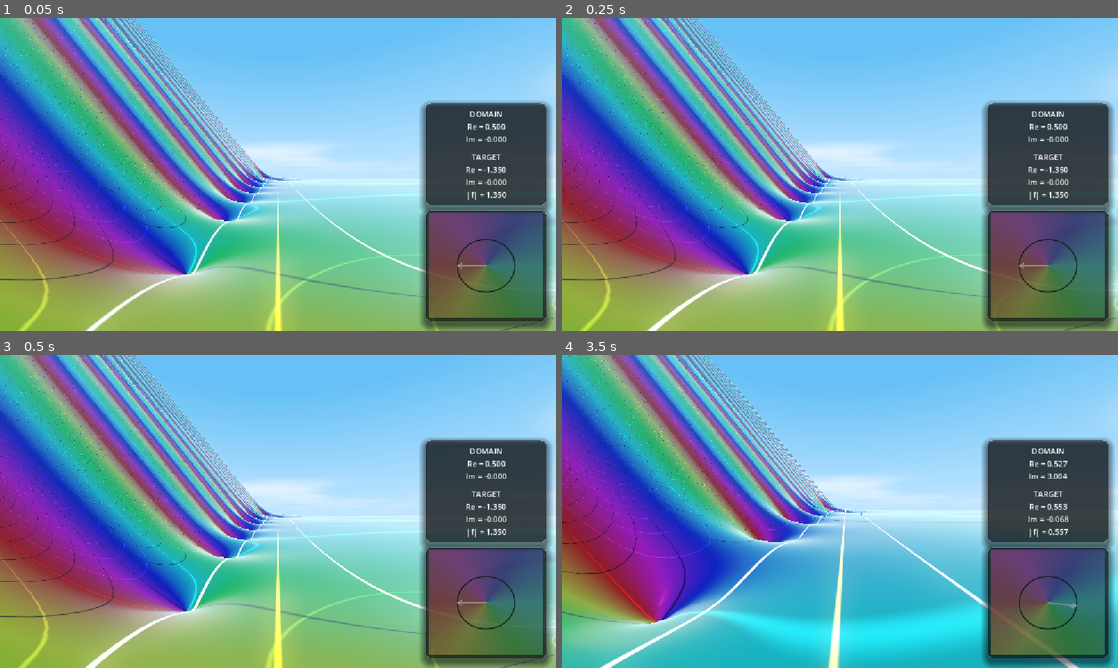
Above: before the commit, frames 1-4 (two rows, left to right).
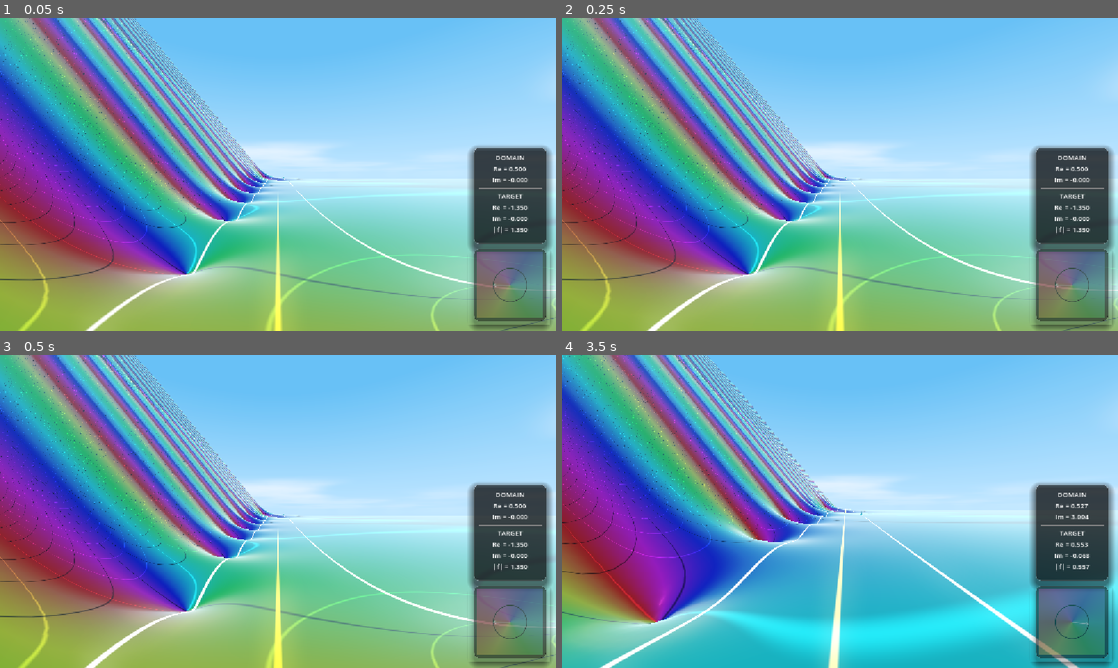
Above: after the commit, the same moments.

Repository: allanino/complex-functions-explorer
Game: Godot game, scene res://scenes/main.tscn
Same seed, same stepped clock (60 frames per second), same inputs: the game is played once before the commit and once after it.
Inputs (mouse positions are in pixels of both pictures, inside the frame that each line leads up to):
- Up to frame 1 (0.05 s): no input
- Up to frame 2 (0.25 s): no input
- Up to frame 3 (0.5 s): no input
- Up to frame 4 (3.5 s): tap Enter at 0.5 s; move the mouse to (867, 511) at 0.52 s; hold W (move_forward) from 0.53 s (still down); tap G at 0.6 s; tap Space at 0.77, 1.52, 3.02 s; move the mouse to (812, 511) at 1.27 s; tap N at 1.35 s; move the mouse to (851, 505) at 2.02 s; tap C at 2.1 s; move the mouse to (834, 517) at 2.77 s; tap Shift at 2.85 s

The runs differ from the first frame. In frame 1, 14% of the frame differs, in the area x 75-100%, y 26-100%; in frame 2, 14%; in frame 3, 14%; in frame 4, 14%.

Commit message:
Refine HUD UI and add Riemann–von Mangoldt formula display
- Move HUD-specific options to a dedicated 'HUD' tab.
- Add 'Riemann–von Mangoldt' checkbox and display approximation.
- Add 'Automatic Walking' checkbox to Navigation tab.
- Add 'Close' button to settings menu.
- Update checkbox styles to match dropdowns (lighter, hover highlight).
- Decrease HUD width by 100px and reduce font sizes by 2 points.
- Round complex plane corners and maintain 1:1 aspect ratio.
- Update hud.gd with new node paths and functionality.

Co-authored-by: allanino <5325241+allanino@users.noreply.github.com>

Diff:
--- a/scenes/hud.tscn
+++ b/scenes/hud.tscn
@@ -164,32 +164,32 @@
 content_margin_top = 5.0
 content_margin_right = 10.0
 content_margin_bottom = 5.0
-bg_color = Color(0, 0, 0, 0.7)
-border_width_left = 1
-border_width_top = 1
-border_width_right = 1
-border_width_bottom = 1
-border_color = Color(1, 1, 1, 0.4)
+bg_color = Color(1, 1, 1, 0.05)
+border_width_left = 1
+border_width_top = 1
+border_width_right = 1
+border_width_bottom = 1
+border_color = Color(1, 1, 1, 0.1)
 corner_radius_top_left = 4
 corner_radius_top_right = 4
 corner_radius_bottom_right = 4
 corner_radius_bottom_left = 4
 
 [sub_resource type="StyleBoxFlat" id="StyleBoxFlat_checkbox_hover"]
-content_margin_left = 0.0
-content_margin_top = 0.0
-content_margin_right = 0.0
-content_margin_bottom = 0.0
+content_margin_left = 10.0
+content_margin_top = 5.0
+content_margin_right = 10.0
+content_margin_bottom = 5.0
 bg_color = Color(1, 1, 1, 0.1)
 border_width_left = 1
 border_width_top = 1
 border_width_right = 1
 border_width_bottom = 1
-border_color = Color(1, 1, 1, 0.4)
-corner_radius_top_left = 2
-corner_radius_top_right = 2
-corner_radius_bottom_right = 2
-corner_radius_bottom_left = 2
+border_color = Color(1, 1, 1, 0.2)
+corner_radius_top_left = 4
+corner_radius_top_right = 4
+corner_radius_bottom_right = 4
+corner_radius_bottom_left = 4
 
 [node name="HUD" type="CanvasLayer"]
 script = ExtResource("1_script")
@@ -210,7 +210,7 @@
 anchor_top = 1.0
 anchor_right = 1.0
 anchor_bottom = 1.0
-offset_left = -270.0
+offset_left = -170.0
 offset_top = -630.0
 offset_right = -20.0
 offset_bottom = -20.0
@@ -237,14 +237,14 @@
 
 [node name="CountLabel" type="Label" parent="Control/HUDStack/ZerosPanel/MarginContainer/VBox"]
 layout_mode = 2
-theme_override_font_sizes/font_size = 18
+theme_override_font_sizes/font_size = 16
 text = "ZEROS DETECTED: 0"
 horizontal_alignment = 1
 
 [node name="RvmLabel" type="Label" parent="Control/HUDStack/ZerosPanel/MarginContainer/VBox"]
 layout_mode = 2
 theme_override_colors/font_color = Color(0.7, 0.7, 0.7, 1)
-theme_override_font_sizes/font_size = 14
+theme_override_font_sizes/font_size = 12
 text = "N(t) ≈ 0.00"
 horizontal_alignment = 1
 
@@ -259,7 +259,7 @@
 [node name="ListLabel" type="Label" parent="Control/HUDStack/ZerosPanel/MarginContainer/VBox/Scroll"]
 layout_mode = 2
 size_flags_horizontal = 3
-theme_override_font_sizes/font_size = 14
+theme_override_font_sizes/font_size = 12
 horizontal_alignment = 1
 autowrap_mode = 3
 
@@ -281,7 +281,7 @@
 
 [node name="DomainLabel" type="Label" parent="Control/HUDStack/InfoPanel/MarginContainer/VBox"]
 layout_mode = 2
-theme_override_font_sizes/font_size = 16
+theme_override_font_sizes/font_size = 14
 text = "DOMAIN
 Re = 0.000
 Im = 0.000"
@@ -292,7 +292,7 @@
 
 [node name="TargetLabel" type="Label" parent="Control/HUDStack/InfoPanel/MarginContainer/VBox"]
 layout_mode = 2
-theme_override_font_sizes/font_size = 16
+theme_override_font_sizes/font_size = 14
 text = "TARGET
 Re = 0.000
 Im = 0.000
@@ -300,9 +300,10 @@
 horizontal_alignment = 1
 
 [node name="ComplexPanel" type="PanelContainer" parent="Control/HUDStack"]
-custom_minimum_size = Vector2(0, 230)
+custom_minimum_size = Vector2(0, 150)
 layout_mode = 2
 theme_override_styles/panel = SubResource("StyleBoxFlat_glass")
+clip_children = 2
 
 [node name="MarginContainer" type="MarginContainer" parent="Control/HUDStack/ComplexPanel"]
 layout_mode = 2
@@ -759,7 +760,22 @@
 size_flags_vertical = 4
 value = 100.0
 
-[node name="ApplyButton" type="Button" parent="Control/MenuOverlay/CenterContainer/MainPanel/MarginContainer/ContentVBox"]
+[node name="ButtonsHBox" type="HBoxContainer" parent="Control/MenuOverlay/CenterContainer/MainPanel/MarginContainer/ContentVBox"]
+layout_mode = 2
+theme_override_constants/separation = 20
+alignment = 1
+
+[node name="CloseButton" type="Button" parent="Control/MenuOverlay/CenterContainer/MainPanel/MarginContainer/ContentVBox/ButtonsHBox"]
+layout_mode = 2
+size_flags_horizontal = 4
+theme_override_font_sizes/font_size = 20
+theme_override_styles/normal = SubResource("StyleBoxFlat_apply_normal")
+theme_override_styles/hover = SubResource("StyleBoxFlat_apply_hover")
+theme_override_styles/pressed = SubResource("StyleBoxFlat_apply_pressed")
+theme_override_styles/focus = SubResource("StyleBoxFlat_apply_normal")
+text = "Close"
+
+[node name="ApplyButton" type="Button" parent="Control/MenuOverlay/CenterContainer/MainPanel/MarginContainer/ContentVBox/ButtonsHBox"]
 layout_mode = 2
 size_flags_horizontal = 4
 theme_override_font_sizes/font_size = 20
--- a/scripts/hud.gd
+++ b/scripts/hud.gd
@@ -46,12 +46,14 @@
 @onready var bg_music_slider = $Control/MenuOverlay/CenterContainer/MainPanel/MarginContainer/ContentVBox/TabContainer/AUDIO/BgMusicContainer/BgMusicSlider
 @onready var drone_slider = $Control/MenuOverlay/CenterContainer/MainPanel/MarginContainer/ContentVBox/TabContainer/AUDIO/DroneContainer/DroneSlider
 
-@onready var apply_button = $Control/MenuOverlay/CenterContainer/MainPanel/MarginContainer/ContentVBox/ApplyButton
+@onready var apply_button = $Control/MenuOverlay/CenterContainer/MainPanel/MarginContainer/ContentVBox/ButtonsHBox/ApplyButton
+@onready var close_button = $Control/MenuOverlay/CenterContainer/MainPanel/MarginContainer/ContentVBox/ButtonsHBox/CloseButton
 
 var current_scale = 2.0
 
 func _ready():
 	apply_button.pressed.connect(_on_set_pos_pressed)
+	close_button.pressed.connect(toggle_menu)
 	func_button.item_selected.connect(_on_func_selected)
 	height_button.item_selected.connect(_on_height_selected)
 
